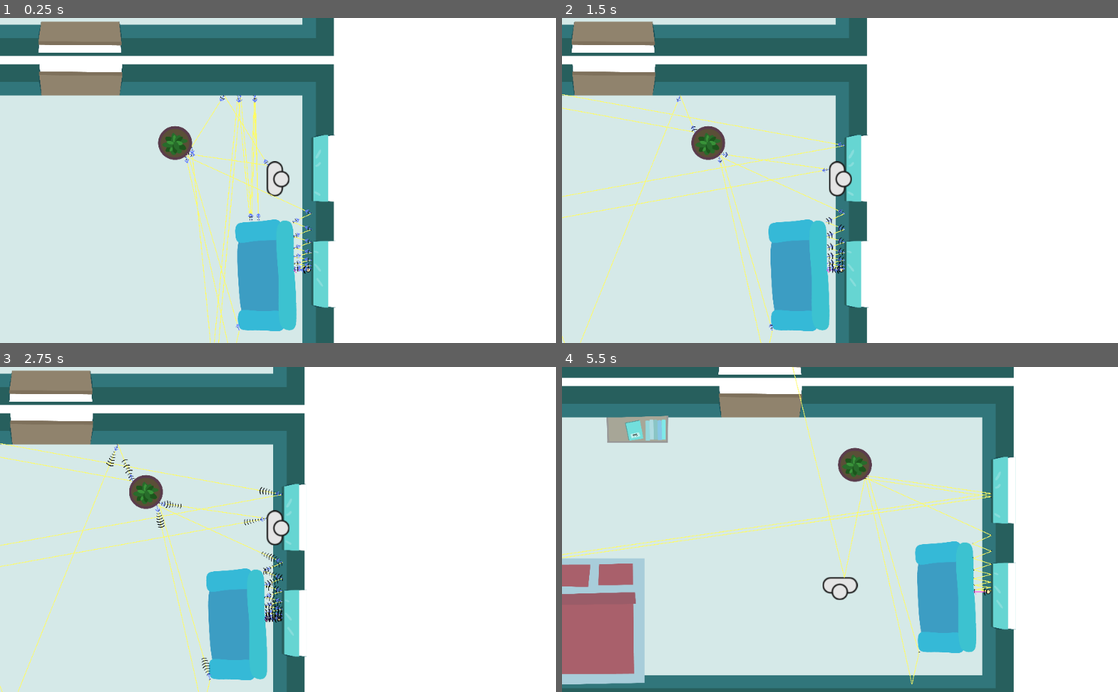
Above: before the commit, frames 1-4 (two rows, left to right).
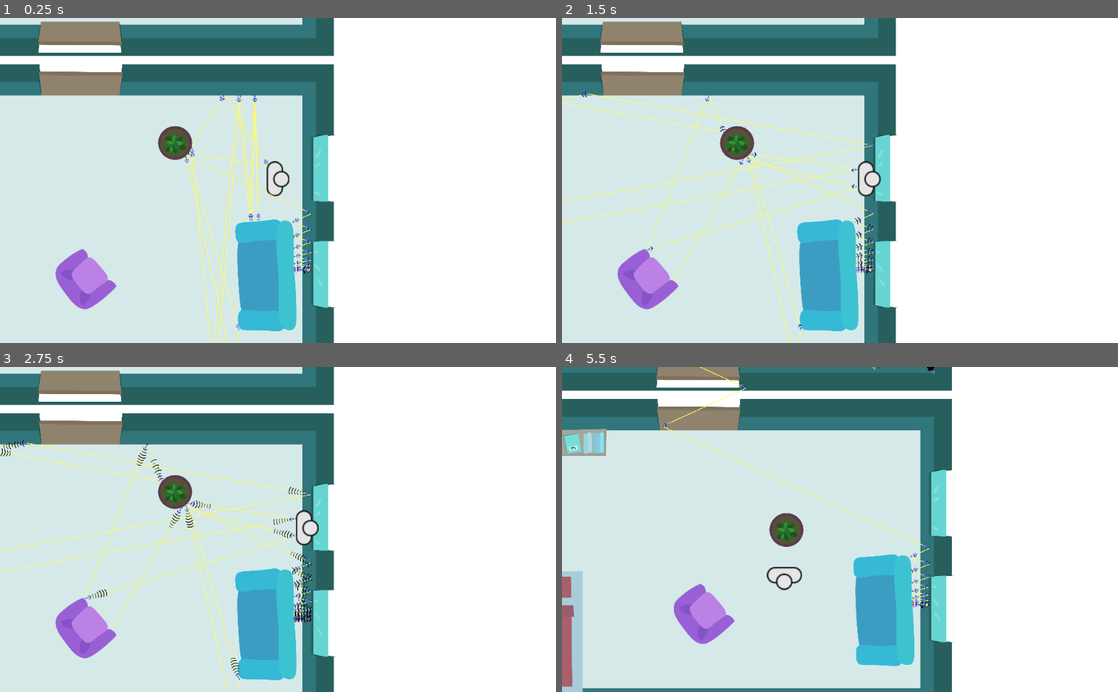
Above: after the commit, the same moments.

Repository: gingergenius/Spotify1962
Game: Godot game, scene res://scenes/levels/advanced_level.tscn
Same seed, same stepped clock (60 frames per second), same inputs: the game is played once before the commit and once after it.
Inputs (mouse positions are in pixels of both pictures, inside the frame that each line leads up to):
- Up to frame 1 (0.25 s): no input
- Up to frame 2 (1.5 s): move the mouse to (962, 164) at 0.52 s; hold D (player_right) 0.53-1.25 s; hold Space (player_pull) 0.53-1.25 s; click (962, 164) at 0.67 s; drag from (728, 196) to (812, 245) at 1.27 s
- Up to frame 3 (2.75 s): move the mouse to (333, 458) at 2.02 s; hold D (player_right) from 2.03 s (still down); hold Space (player_pull) from 2.03 s (still down)
- Up to frame 4 (5.5 s): release D (player_right) at 2.75 s; release Space (player_pull) at 2.75 s; drag from (812, 594) to (673, 480) at 2.77 s; move the mouse to (1006, 578) at 3.52 s; hold A (player_left) 3.53-4.25 s; hold Space (player_pull) 3.53-4.25 s; drag from (673, 480) to (756, 448) at 4.27 s; move the mouse to (867, 529) at 5.02 s; hold S (player_down) from 5.03 s (still down); hold Space (player_pull) from 5.03 s (still down); click (867, 529) at 5.17 s

The runs differ from the first frame. In frame 1, 1.2% of the frame differs, in the area x 9-21%, y 70-90%; in frame 2, 19%; in frame 3, 19%; in frame 4, 42%, in the area x 0-82%, y 0-100%.

Commit message:
More Levelbuilding

Diff:
--- a/objects/Caster.tscn
+++ b/objects/Caster.tscn
@@ -4,7 +4,7 @@
 [ext_resource path="res://images/emitter.png" type="Texture" id=2]
 [ext_resource path="res://objects/Transmission.tscn" type="PackedScene" id=3]
 
-[node name="Caster" type="Node2D" index="0"]
+[node name="Caster" type="Node2D"]
 
 script = ExtResource( 1 )
 _sections_unfolded = [ "Transform" ]
--- /dev/null
+++ b/objects/furniture/bath/bathtub.tscn
@@ -0,0 +1,44 @@
+[gd_scene load_steps=3 format=2]
+
+[ext_resource path="res://images/Bad/Badewanne.png" type="Texture" id=1]
+
+[sub_resource type="RectangleShape2D" id=1]
+
+custom_solver_bias = 0.0
+extents = Vector2( 224.829, 99.9056 )
+
+[node name="bathtub" type="RigidBody2D"]
+
+editor/display_folded = true
+position = Vector2( 1073.38, 749.505 )
+input_pickable = false
+collision_layer = 1
+collision_mask = 1
+mode = 2
+mass = 2.0
+friction = 1.0
+bounce = 0.0
+gravity_scale = 1.0
+custom_integrator = false
+continuous_cd = 0
+contacts_reported = 0
+contact_monitor = false
+sleeping = false
+can_sleep = true
+linear_velocity = Vector2( 0, 0 )
+linear_damp = 20.0
+angular_velocity = 0.0
+angular_damp = 1.0
+_sections_unfolded = [ "Angular", "Linear" ]
+
+[node name="sprite" type="Sprite" parent="." index="0"]
+
+texture = ExtResource( 1 )
+_sections_unfolded = [ "Transform" ]
+
+[node name="collisionShape" type="CollisionShape2D" parent="." index="1"]
+
+position = Vector2( 0, 5.11693 )
+scale = Vector2( 1, 4.6255 )
+shape = SubResource( 1 )
+_sections_unfolded = [ "Transform" ]
--- /dev/null
+++ b/objects/furniture/bath/shower.tscn
@@ -0,0 +1,41 @@
+[gd_scene load_steps=3 format=2]
+
+[ext_resource path="res://images/Bad/Dusche.png" type="Texture" id=1]
+
+[sub_resource type="RectangleShape2D" id=1]
+
+custom_solver_bias = 0.0
+extents = Vector2( 260.391, 210.859 )
+
+[node name="shower" type="RigidBody2D"]
+
+position = Vector2( 1073.38, 749.505 )
+input_pickable = false
+collision_layer = 1
+collision_mask = 1
+mode = 2
+mass = 2.0
+friction = 1.0
+bounce = 0.0
+gravity_scale = 1.0
+custom_integrator = false
+continuous_cd = 0
+contacts_reported = 0
+contact_monitor = false
+sleeping = false
+can_sleep = true
+linear_velocity = Vector2( 0, 0 )
+linear_damp = 20.0
+angular_velocity = 0.0
+angular_damp = 1.0
+_sections_unfolded = [ "Angular", "Linear" ]
+
+[node name="sprite" type="Sprite" parent="." index="0"]
+
+texture = ExtResource( 1 )
+_sections_unfolded = [ "Transform" ]
+
+[node name="collisionShape" type="CollisionShape2D" parent="." index="1"]
+
+shape = SubResource( 1 )
+_sections_unfolded = [ "Transform" ]
--- /dev/null
+++ b/objects/furniture/bath/sink.tscn
@@ -0,0 +1,40 @@
+[gd_scene load_steps=3 format=2]
+
+[ext_resource path="res://images/Bad/Waschbecken.png" type="Texture" id=1]
+
+[sub_resource type="RectangleShape2D" id=1]
+
+custom_solver_bias = 0.0
+extents = Vector2( 493.271, 137.533 )
+
+[node name="sink" type="RigidBody2D"]
+
+position = Vector2( 564.05, 593.424 )
+input_pickable = false
+collision_layer = 1
+collision_mask = 1
+mode = 2
+mass = 2.0
+friction = 1.0
+bounce = 0.0
+gravity_scale = 1.0
+custom_integrator = false
+continuous_cd = 0
+contacts_reported = 0
+contact_monitor = false
+sleeping = false
+can_sleep = true
+linear_velocity = Vector2( 0, 0 )
+linear_damp = 20.0
+angular_velocity = 0.0
+angular_damp = 1.0
+_sections_unfolded = [ "Angular", "Linear", "Transform" ]
+
+[node name="collisionShape" type="CollisionShape2D" parent="." index="0"]
+
+shape = SubResource( 1 )
+
+[node name="sprite" type="Sprite" parent="collisionShape" index="0"]
+
+texture = ExtResource( 1 )
+_sections_unfolded = [ "Transform" ]
--- /dev/null
+++ b/objects/furniture/bath/toilette.tscn
@@ -0,0 +1,40 @@
+[gd_scene load_steps=3 format=2]
+
+[ext_resource path="res://images/Bad/Toilette.png" type="Texture" id=1]
+
+[sub_resource type="RectangleShape2D" id=1]
+
+custom_solver_bias = 0.0
+extents = Vector2( 184.077, 133.779 )
+
+[node name="toilette" type="RigidBody2D"]
+
+position = Vector2( 564.05, 593.424 )
+input_pickable = false
+collision_layer = 1
+collision_mask = 1
+mode = 2
+mass = 2.0
+friction = 1.0
+bounce = 0.0
+gravity_scale = 1.0
+custom_integrator = false
+continuous_cd = 0
+contacts_reported = 0
+contact_monitor = false
+sleeping = false
+can_sleep = true
+linear_velocity = Vector2( 0, 0 )
+linear_damp = 20.0
+angular_velocity = 0.0
+angular_damp = 1.0
+_sections_unfolded = [ "Angular", "Linear", "Transform" ]
+
+[node name="collisionShape" type="CollisionShape2D" parent="." index="0"]
+
+shape = SubResource( 1 )
+
+[node name="sprite" type="Sprite" parent="collisionShape" index="0"]
+
+texture = ExtResource( 1 )
+_sections_unfolded = [ "Transform" ]
--- a/player.tscn
+++ b/player.tscn
@@ -1,12 +1,13 @@
-[gd_scene load_steps=3 format=2]
+[gd_scene load_steps=4 format=2]
 
 [ext_resource path="res://scripts/player.gd" type="Script" id=1]
 [ext_resource path="res://images/player.png" type="Texture" id=2]
+[ext_resource path="res://scripts/playerPullHelper.gd" type="Script" id=3]
 
 [node name="player" type="RigidBody2D"]
 
 input_pickable = false
-collision_layer = 1
+collision_layer = 2
 collision_mask = 1
 mode = 2
 mass = 1.0
@@ -24,8 +25,9 @@
 angular_velocity = 0.0
 angular_damp = -1.0
 script = ExtResource( 1 )
-_sections_unfolded = [ "Transform" ]
+_sections_unfolded = [ "Angular", "Collision", "Linear", "Transform" ]
 WALK_SPEED = 1500
+SNEAK_SPEED = 300
 
 [node name="Camera2D" type="Camera2D" parent="." index="0"]
 
@@ -39,7 +41,7 @@
 limit_right = 10000000
 limit_bottom = 10000000
 limit_smoothed = true
-drag_margin_h_enabled = false
+drag_margin_h_enabled = true
 drag_margin_v_enabled = true
 smoothing_enabled = true
 smoothing_speed = 5.0
@@ -64,3 +66,10 @@
 
 build_mode = 0
 polygon = PoolVector2Array( 32.4577, -50.371, 31.8274, -84.404, 12.2053, -110.055, -8.2713, -123.706, -46.3804, -122.569, -68.5634, -105.505, -83.352, -82.7533, -80.1234, 90.3368, -64.7558, 109.085, -41.0896, 123.838, -9.12485, 124.146, 15.4634, 104.168, 29.2943, 82.0383, 29.8935, 56.9558 )
+
+[node name="playerPullHelper" type="Node2D" parent="." index="3"]
+
+script = ExtResource( 3 )
+PULLING_DISTANCE = 500
+PULLING_SPEED = 1200
+SNEAK_PULLING_SPEED = 300
--- a/scenes/StefanTestScene.tscn
+++ b/scenes/StefanTestScene.tscn
@@ -6,28 +6,27 @@
 [ext_resource path="res://images/Fenster_oben_links.png" type="Texture" id=4]
 [ext_resource path="res://images/Fenster_oben_rechts.png" type="Texture" id=5]
 [ext_resource path="res://images/Türe.png" type="Texture" id=6]
-[ext_resource path="res://objects/Radio.tscn" type="PackedScene" id=7]
-[ext_resource path="res://images/Fenster_rechteSeite_oben.png" type="Texture" id=8]
-[ext_resource path="res://images/Fenster_rechteSeite_unten.png" type="Texture" id=9]
-[ext_resource path="res://images/Bad/Badezimmer.png" type="Texture" id=10]
-[ext_resource path="res://objects/furniture/aquarium_rect.tscn" type="PackedScene" id=11]
-[ext_resource path="res://objects/furniture/aquarium_circle.tscn" type="PackedScene" id=12]
-[ext_resource path="res://objects/furniture/bookshelf.tscn" type="PackedScene" id=13]
-[ext_resource path="res://objects/furniture/couch.tscn" type="PackedScene" id=14]
-[ext_resource path="res://objects/furniture/doublebed.tscn" type="PackedScene" id=15]
-[ext_resource path="res://objects/furniture/trash_basket.tscn" type="PackedScene" id=16]
-[ext_resource path="res://objects/furniture/desk.tscn" type="PackedScene" id=17]
-[ext_resource path="res://objects/furniture/desk_chair.tscn" type="PackedScene" id=18]
-[ext_resource path="res://objects/furniture/chair.tscn" type="PackedScene" id=19]
-[ext_resource path="res://objects/furniture/bench.tscn" type="PackedScene" id=20]
-[ext_resource path="res://objects/furniture/chair2.tscn" type="PackedScene" id=21]
-[ext_resource path="res://objects/furniture/table_small.tscn" type="PackedScene" id=22]
-[ext_resource path="res://objects/furniture/table_big.tscn" type="PackedScene" id=23]
-[ext_resource path="res://objects/furniture/table_round.tscn" type="PackedScene" id=24]
-[ext_resource path="res://objects/furniture/newspaper_holder.tscn" type="PackedScene" id=25]
-[ext_resource path="res://objects/furniture/plant.tscn" type="PackedScene" id=26]
-[ext_resource path="res://player.tscn" type="PackedScene" id=27]
-[ext_resource path="res://objects/Caster.tscn" type="PackedScene" id=28]
+[ext_resource path="res://images/Fenster_rechteSeite_oben.png" type="Texture" id=7]
+[ext_resource path="res://images/Fenster_rechteSeite_unten.png" type="Texture" id=8]
+[ext_resource path="res://images/Bad/Badezimmer.png" type="Texture" id=9]
+[ext_resource path="res://objects/furniture/aquarium_rect.tscn" type="PackedScene" id=10]
+[ext_resource path="res://objects/furniture/aquarium_circle.tscn" type="PackedScene" id=11]
+[ext_resource path="res://objects/furniture/bookshelf.tscn" type="PackedScene" id=12]
+[ext_resource path="res://objects/furniture/couch.tscn" type="PackedScene" id=13]
+[ext_resource path="res://objects/furniture/doublebed.tscn" type="PackedScene" id=14]
+[ext_resource path="res://objects/furniture/trash_basket.tscn" type="PackedScene" id=15]
+[ext_resource path="res://objects/furniture/desk.tscn" type="PackedScene" id=16]
+[ext_resource path="res://objects/furniture/desk_chair.tscn" type="PackedScene" id=17]
+[ext_resource path="res://objects/furniture/chair.tscn" type="PackedScene" id=18]
+[ext_resource path="res://objects/furniture/bench.tscn" type="PackedScene" id=19]
+[ext_resource path="res://objects/furniture/chair2.tscn" type="PackedScene" id=20]
+[ext_resource path="res://objects/furniture/table_small.tscn" type="PackedScene" id=21]
+[ext_resource path="res://objects/furniture/table_big.tscn" type="PackedScene" id=22]
+[ext_resource path="res://objects/furniture/table_round.tscn" type="PackedScene" id=23]
+[ext_resource path="res://objects/furniture/newspaper_holder.tscn" type="PackedScene" id=24]
+[ext_resource path="res://objects/furniture/plant.tscn" type="PackedScene" id=25]
+[ext_resource path="res://player.tscn" type="PackedScene" id=26]
+[ext_resource path="res://objects/Caster.tscn" type="PackedScene" id=27]
 
 [sub_resource type="RectangleShape2D" id=1]
 
@@ -39,7 +38,7 @@
 custom_solver_bias = 0.0
 extents = Vector2( 110, 110 )
 
-[node name="game" type="Node" index="0"]
+[node name="game" type="Node"]
 
 _sections_unfolded = [ "Pause" ]
 
@@ -61,6 +60,8 @@
 color = Color( 1, 1, 1, 1 )
 
 [node name="rooms" type="Node2D" parent="." index="1"]
+
+editor/display_folded = true
 
 [node name="room1" type="Node2D" parent="rooms" index="0"]
 
@@ -233,10 +234,10 @@
 anchor_top = 0.0
 anchor_right = 1.0
 anchor_bottom = 1.0
-margin_left = 27.0
-margin_top = -14.0
-margin_right = 27.0
-margin_bottom = -14.0
+margin_left = 15.0
+margin_top = -2.0
+margin_right = 15.0
+margin_bottom = -2.0
 rect_pivot_offset = Vector2( 0, 0 )
 mouse_filter = 0
 mouse_default_cursor_shape = 0
@@ -312,17 +313,13 @@
 shape = SubResource( 1 )
 _sections_unfolded = [ "Transform" ]
 
-[node name="Radio" parent="rooms/room1" index="2" instance=ExtResource( 7 )]
-
-position = Vector2( 1880.21, 698.657 )
-
 [node name="room2" type="Node2D" parent="rooms" index="1"]
 
+position = Vector2( 4252.76, 0.220581 )
+
+[node name="floor" type="NinePatchRect" parent="rooms/room2" index="0"]
+
 editor/display_folded = true
-position = Vector2( 4252.76, 0.220581 )
-
-[node name="floor" type="NinePatchRect" parent="rooms/room2" index="0"]
-
 anchor_left = 0.0
 anchor_top = 0.0
 anchor_right = 1.0
@@ -344,6 +341,7 @@
 
 [node name="windows" type="Control" parent="rooms/room2/floor" index="0"]
 
+editor/display_folded = true
 anchor_left = 0.0
 anchor_top = 0.0
 anchor_right = 1.0
@@ -463,6 +461,7 @@
 
 [node name="doors" type="Control" parent="rooms/room2/floor" index="1"]
 
+editor/display_folded = true
 anchor_left = 0.0
 anchor_top = 0.0
 anchor_right = 1.0
@@ -1316,83 +1315,84 @@
 
 editor/display_folded = true
 
-[node name="aquarium_rect" parent="furniture" index="0" instance=ExtResource( 11 )]
+[node name="aquarium_rect" parent="furniture" index="0" instance=ExtResource( 10 )]
 
 position = Vector2( 1392.52, 421.754 )
 
-[node name="aquarium_circle" parent="furniture" index="1" instance=ExtResource( 12 )]
-
-position = Vector2( 3463.84, 454.164 )
-
-[node name="bookshelf" parent="furniture" index="2" instance=ExtResource( 13 )]
-
-position = Vector2( 455.91, 1828.13 )
+[node name="aquarium_circle" parent="furniture" index="1" instance=ExtResource( 11 )]
+
+position = Vector2( 2718.41, 784.949 )
+
+[node name="bookshelf" parent="furniture" index="2" instance=ExtResource( 12 )]
+
+position = Vector2( 610.349, 1587.89 )
 rotation = 1.5708
 _sections_unfolded = [ "Angular", "Linear", "Transform" ]
 
-[node name="couch" parent="furniture" index="3" instance=ExtResource( 14 )]
+[node name="couch" parent="furniture" index="3" instance=ExtResource( 13 )]
 
 position = Vector2( 5055.06, 560.852 )
 
-[node name="doublebed" parent="furniture" index="4" instance=ExtResource( 15 )]
+[node name="doublebed" parent="furniture" index="4" instance=ExtResource( 14 )]
 
 position = Vector2( 5986.03, 709.295 )
 
-[node name="trash_basket" parent="furniture" index="5" instance=ExtResource( 16 )]
+[node name="trash_basket" parent="furniture" index="5" instance=ExtResource( 15 )]
 
 position = Vector2( 3801.29, 2396.71 )
 
-[node name="desk" parent="furniture" index="6" instance=ExtResource( 17 )]
+[node name="desk" parent="furniture" index="6" instance=ExtResource( 16 )]
 
 position = Vector2( 4881.98, 2103.69 )
 rotation = 0.0895868
 
-[node name="desk_chair" parent="furniture" index="7" instance=ExtResource( 18 )]
+[node name="desk_chair" parent="furniture" index="7" instance=ExtResource( 17 )]
 
 position = Vector2( 4862.96, 2380.06 )
 
-[node name="chair" parent="furniture" index="8" instance=ExtResource( 19 )]
-
-position = Vector2( 3419.92, 1839.5 )
+[node name="chair" parent="furniture" index="8" instance=ExtResource( 18 )]
+
+editor/display_folded = false
+position = Vector2( 3403.1, 1717.56 )
 rotation = 1.55408
 
-[node name="bench" parent="furniture" index="9" instance=ExtResource( 20 )]
-
-position = Vector2( 2349.63, 2155.08 )
-
-[node name="chair2" parent="furniture" index="10" instance=ExtResource( 21 )]
+[node name="bench" parent="furniture/chair" index="2" instance=ExtResource( 19 )]
+
+position = Vector2( 67.2261, 783.127 )
+rotation = -1.55408
+
+[node name="chair2" parent="furniture" index="9" instance=ExtResource( 20 )]
 
 position = Vector2( 5647.29, 2714.08 )
 
-[node name="table_small" parent="furniture" index="11" instance=ExtResource( 22 )]
+[node name="table_small" parent="furniture" index="10" instance=ExtResource( 21 )]
 
 position = Vector2( 6617.55, 1142.48 )
 
-[node name="table_big" parent="furniture" index="12" instance=ExtResource( 23 )]
-
-position = Vector2( 1459.44, 2030.11 )
-
-[node name="table_round" parent="furniture" index="13" instance=ExtResource( 24 )]
+[node name="table_big" parent="furniture" index="11" instance=ExtResource( 22 )]
+
+position = Vector2( 1623.87, 1832.78 )
+
+[node name="table_round" parent="furniture" index="12" instance=ExtResource( 23 )]
 
 position = Vector2( 5531.84, 3018.87 )
 
-[node name="newspaper_holder" parent="furniture" index="14" instance=ExtResource( 25 )]
-
-position = Vector2( 6695.89, 3515.56 )
-
-[node name="plant" parent="furniture" index="15" instance=ExtResource( 26 )]
-
-position = Vector2( 2980.45, 442.721 )
+[node name="newspaper_holder" parent="furniture" index="13" instance=ExtResource( 24 )]
+
+position = Vector2( 6473.6, 3557.9 )
+
+[node name="plant" parent="furniture" index="14" instance=ExtResource( 25 )]
+
+position = Vector2( 2370.13, 973.841 )
 
 [node name="furniture_builder_place" type="Node2D" parent="." index="4"]
 
 _sections_unfolded = [ "Transform", "Visibility" ]
 
-[node name="player" parent="." index="5" instance=ExtResource( 27 )]
+[node name="player" parent="." index="5" instance=ExtResource( 26 )]
 
 position = Vector2( 449.991, 969.698 )
 
-[node name="Caster" parent="." index="6" instance=ExtResource( 28 )]
+[node name="Caster" parent="." index="6" instance=ExtResource( 27 )]
 
 position = Vector2( 375.683, 1282.63 )
-rotation = -0.805299
--- a/scenes/levels/advanced_level.tscn
+++ b/scenes/levels/advanced_level.tscn
@@ -9,20 +9,27 @@
 [ext_resource path="res://images/Fenster_oben_rechts.png" type="Texture" id=7]
 [ext_resource path="res://images/Türe.png" type="Texture" id=8]
 [ext_resource path="res://images/Bad/Badezimmer.png" type="Texture" id=9]
-[ext_resource path="res://objects/furniture/doublebed.tscn" type="PackedScene" id=10]
-[ext_resource path="res://objects/furniture/bookshelf.tscn" type="PackedScene" id=11]
-[ext_resource path="res://objects/furniture/couch.tscn" type="PackedScene" id=12]
-[ext_resource path="res://objects/furniture/plant.tscn" type="PackedScene" id=13]
-[ext_resource path="res://objects/furniture/table_big.tscn" type="PackedScene" id=14]
-[ext_resource path="res://objects/furniture/desk.tscn" type="PackedScene" id=15]
-[ext_resource path="res://objects/furniture/desk_chair.tscn" type="PackedScene" id=16]
-[ext_resource path="res://objects/furniture/chair2.tscn" type="PackedScene" id=17]
-[ext_resource path="res://objects/furniture/newspaper_holder.tscn" type="PackedScene" id=18]
-[ext_resource path="res://objects/furniture/bench.tscn" type="PackedScene" id=19]
-[ext_resource path="res://objects/furniture/trash_basket.tscn" type="PackedScene" id=20]
-[ext_resource path="res://objects/furniture/aquarium_rect.tscn" type="PackedScene" id=21]
-[ext_resource path="res://player.tscn" type="PackedScene" id=22]
-[ext_resource path="res://objects/Caster.tscn" type="PackedScene" id=23]
+[ext_resource path="res://images/Bad/Radio_2_größer_bad.png" type="Texture" id=10]
+[ext_resource path="res://images/Laptop.png" type="Texture" id=11]
+[ext_resource path="res://images/Bad/Teppich Badewanne.png" type="Texture" id=12]
+[ext_resource path="res://objects/furniture/doublebed.tscn" type="PackedScene" id=13]
+[ext_resource path="res://objects/furniture/bookshelf.tscn" type="PackedScene" id=14]
+[ext_resource path="res://objects/furniture/couch.tscn" type="PackedScene" id=15]
+[ext_resource path="res://objects/furniture/plant.tscn" type="PackedScene" id=16]
+[ext_resource path="res://objects/furniture/table_big.tscn" type="PackedScene" id=17]
+[ext_resource path="res://objects/furniture/desk.tscn" type="PackedScene" id=18]
+[ext_resource path="res://objects/furniture/desk_chair.tscn" type="PackedScene" id=19]
+[ext_resource path="res://objects/furniture/chair2.tscn" type="PackedScene" id=20]
+[ext_resource path="res://objects/furniture/newspaper_holder.tscn" type="PackedScene" id=21]
+[ext_resource path="res://objects/furniture/bench.tscn" type="PackedScene" id=22]
+[ext_resource path="res://objects/furniture/trash_basket.tscn" type="PackedScene" id=23]
+[ext_resource path="res://objects/furniture/aquarium_rect.tscn" type="PackedScene" id=24]
+[ext_resource path="res://objects/furniture/chair.tscn" type="PackedScene" id=25]
+[ext_resource path="res://objects/furniture/bath/toilette.tscn" type="PackedScene" id=26]
+[ext_resource path="res://objects/furniture/bath/bathtub.tscn" type="PackedScene" id=27]
+[ext_resource path="res://objects/furniture/aquarium_circle.tscn" type="PackedScene" id=28]
+[ext_resource path="res://player.tscn" type="PackedScene" id=29]
+[ext_resource path="res://objects/Caster.tscn" type="PackedScene" id=30]
 
 [sub_resource type="RectangleShape2D" id=1]
 
@@ -1027,6 +1034,10 @@
 anchor_top = 0.0
 anchor_right = 1.0
 anchor_bottom = 1.0
+margin_left = 11.0
+margin_top = -42.0
+margin_right = 11.0
+margin_bottom = -42.0
 rect_pivot_offset = Vector2( 0, 0 )
 mouse_filter = 0
 mouse_default_cursor_shape = 0
@@ -1904,91 +1915,123 @@
 
 [node name="decorations" type="Node2D" parent="." index="2"]
 
+[node name="Radio_2_größer_bad" type="Sprite" parent="decorations" index="0"]
+
+position = Vector2( 383.135, 3272.26 )
+texture = ExtResource( 10 )
+
+[node name="Laptop" type="Sprite" parent="decorations/Radio_2_größer_bad" index="0"]
+
+position = Vector2( 929.442, 1360.43 )
+texture = ExtResource( 11 )
+
+[node name="Teppich Badewanne" type="Sprite" parent="decorations" index="1"]
+
+position = Vector2( 2039.11, 3544.15 )
+scale = Vector2( 3.01521, 1.98902 )
+texture = ExtResource( 12 )
+
 [node name="furniture" type="Node2D" parent="." index="3"]
 
 _sections_unfolded = [ "Transform" ]
 
-[node name="doublebed" parent="furniture" index="0" instance=ExtResource( 10 )]
+[node name="doublebed" parent="furniture" index="0" instance=ExtResource( 13 )]
 
 position = Vector2( 5500.77, 4670.85 )
 
-[node name="bookshelf" parent="furniture" index="1" instance=ExtResource( 11 )]
+[node name="bookshelf" parent="furniture" index="1" instance=ExtResource( 14 )]
 
 position = Vector2( 5835.54, 3238.87 )
 
-[node name="couch" parent="furniture" index="2" instance=ExtResource( 12 )]
+[node name="couch" parent="furniture" index="2" instance=ExtResource( 15 )]
 
 position = Vector2( 8107.61, 4483.56 )
 rotation = 1.54015
 
-[node name="plant" parent="furniture" index="3" instance=ExtResource( 13 )]
+[node name="plant" parent="furniture" index="3" instance=ExtResource( 16 )]
 
 position = Vector2( 7438.56, 3503.35 )
 
-[node name="table_big" parent="furniture" index="4" instance=ExtResource( 14 )]
+[node name="table_big" parent="furniture" index="4" instance=ExtResource( 17 )]
 
 position = Vector2( 7740.56, 841.453 )
 
-[node name="desk" parent="furniture" index="5" instance=ExtResource( 15 )]
+[node name="desk" parent="furniture" index="5" instance=ExtResource( 18 )]
 
 position = Vector2( 8298.88, 2045.32 )
 rotation = 1.61324
 _sections_unfolded = [ "Angular", "Linear", "Transform" ]
 
-[node name="desk_chair" parent="furniture" index="6" instance=ExtResource( 16 )]
+[node name="desk_chair" parent="furniture" index="6" instance=ExtResource( 19 )]
 
 position = Vector2( 7967.55, 2189.15 )
 rotation = 0.441178
 
-[node name="chair2" parent="furniture" index="7" instance=ExtResource( 17 )]
+[node name="chair2" parent="furniture" index="7" instance=ExtResource( 20 )]
 
 position = Vector2( 7522.3, 1152.08 )
 rotation = -0.948513
 
-[node name="chair3" parent="furniture" index="8" instance=ExtResource( 17 )]
+[node name="chair3" parent="furniture" index="8" instance=ExtResource( 20 )]
 
 position = Vector2( 7942.73, 1152.08 )
 rotation = -1.10227
 
-[node name="chair4" parent="furniture" index="9" instance=ExtResource( 17 )]
+[node name="chair4" parent="furniture" index="9" instance=ExtResource( 20 )]
 
 position = Vector2( 7918.75, 491.1 )
 rotation = -4.01832
 
-[node name="chair5" parent="furniture" index="10" instance=ExtResource( 17 )]
+[node name="chair5" parent="furniture" index="10" instance=ExtResource( 20 )]
 
 position = Vector2( 7489.24, 485.03 )
 rotation = -3.79344
 
-[node name="newspaper_holder" parent="furniture" index="11" instance=ExtResource( 18 )]
+[node name="newspaper_holder" parent="furniture" index="11" instance=ExtResource( 21 )]
 
 position = Vector2( 4377.34, 523.252 )
 rotation = 0.673023
 
-[node name="bench" parent="furniture" index="12" instance=ExtResource( 19 )]
+[node name="bench" parent="furniture" index="12" instance=ExtResource( 22 )]
 
 position = Vector2( 677.956, 1043.42 )
 rotation = 0.174728
 
-[node name="trash_basket" parent="furniture" index="13" instance=ExtResource( 20 )]
+[node name="trash_basket" parent="furniture" index="13" instance=ExtResource( 23 )]
 
 position = Vector2( 4440.6, 932.794 )
 
-[node name="aquarium_rect" parent="furniture" index="14" instance=ExtResource( 21 )]
+[node name="aquarium_rect" parent="furniture" index="14" instance=ExtResource( 24 )]
 
 position = Vector2( 3451.15, 357.317 )
 
-[node name="bookshelf2" parent="furniture" index="15" instance=ExtResource( 11 )]
+[node name="bookshelf2" parent="furniture" index="15" instance=ExtResource( 14 )]
 
 position = Vector2( 3551.5, 1085.41 )
 
-[node name="player" parent="." index="4" instance=ExtResource( 22 )]
+[node name="chair" parent="furniture" index="16" instance=ExtResource( 25 )]
+
+position = Vector2( 6781.89, 4507.87 )
+rotation = -1.63924
+
+[node name="toilette" parent="furniture" index="17" instance=ExtResource( 26 )]
+
+position = Vector2( 1317.58, 4925.54 )
+rotation = 4.71239
+
+[node name="bathtub" parent="furniture" index="18" instance=ExtResource( 27 )]
+
+position = Vector2( 2174.72, 3549.01 )
+
+[node name="aquarium_circle" parent="furniture" index="19" instance=ExtResource( 28 )]
+
+position = Vector2( 2950.7, 2038.49 )
+
+[node name="player" parent="." index="4" instance=ExtResource( 29 )]
 
 position = Vector2( 8197.24, 3768.74 )
-SNEAK_SPEED = 300
-
-[node name="Caster" parent="." index="5" instance=ExtResource( 23 )]
+
+[node name="Caster" parent="." index="5" instance=ExtResource( 30 )]
 
 position = Vector2( 8412.03, 4441.18 )
 rotation = 3.14159
-TARGET_DIST = 10000
--- a/scenes/levels/intro_level.tscn
+++ b/scenes/levels/intro_level.tscn
@@ -26,7 +26,7 @@
 custom_solver_bias = 0.0
 extents = Vector2( 312.237, 441.528 )
 
-[node name="game" type="Node"]
+[node name="game" type="Node" index="0"]
 
 _sections_unfolded = [ "Pause" ]
 
@@ -451,4 +451,3 @@
 
 position = Vector2( 1213.56, 253.914 )
 rotation = 1.5708
-TARGET_DIST = 10000
Not shown: 8 places in scenes/StefanTestScene.tscn that only renumber resources
Not shown: 1 places in scenes/levels/advanced_level.tscn that only renumber resources
